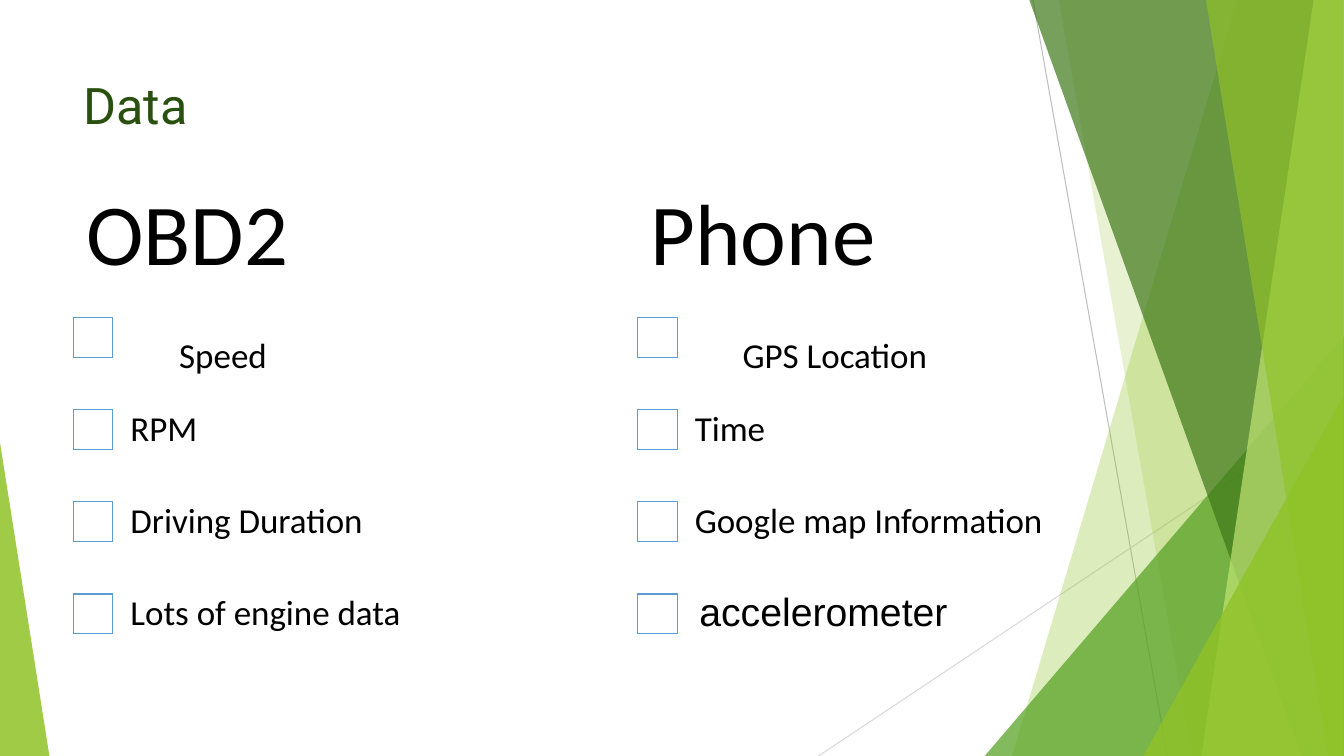
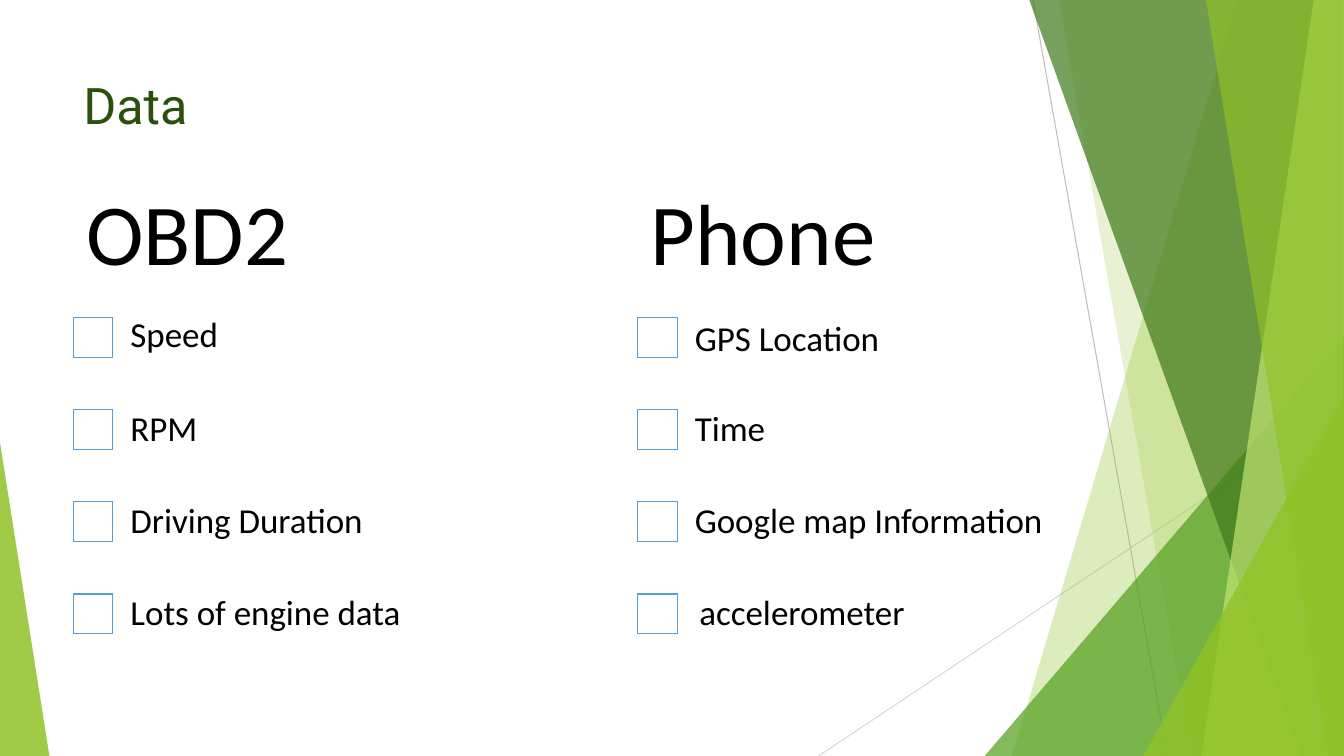
Before and after one commit to uml-ubicomp-2016-spring/ubicomp16-Driving-Behavior-Analysis, a slide deck: slide 4 of docs/ubicomp.pptx. Drawn at 1344x756 pixels with LibreOffice and Linux fonts; fonts in the diff are those of the drawing. Boxes give left, top, right and bottom in pixels: in the first picture for what was removed or moved away, otherwise in the second. Text is boxed around its words. In the diff, an @@ line names an element or a change of style, - is before the commit and + after.

Commit message:
updated ppt

```diff
--- a/docs/ubicomp.pptx
+++ b/docs/ubicomp.pptx
@@ text "Speed": place and size @@
-text "Speed" at bbox=[179, 343, 267, 374]
+text "Speed" at bbox=[130, 322, 218, 353]
@@ text "GPS Location": place and size @@
-text "GPS Location" at bbox=[743, 344, 927, 369]
+text "GPS Location" at bbox=[695, 327, 879, 352]
@@ text "accelerometer" at bbox=[699, 600, 904, 626]: size 28 to 25 pt, font Arial to Calibri @@
```
Also in this commit, not shown: 2 other slides changed.
